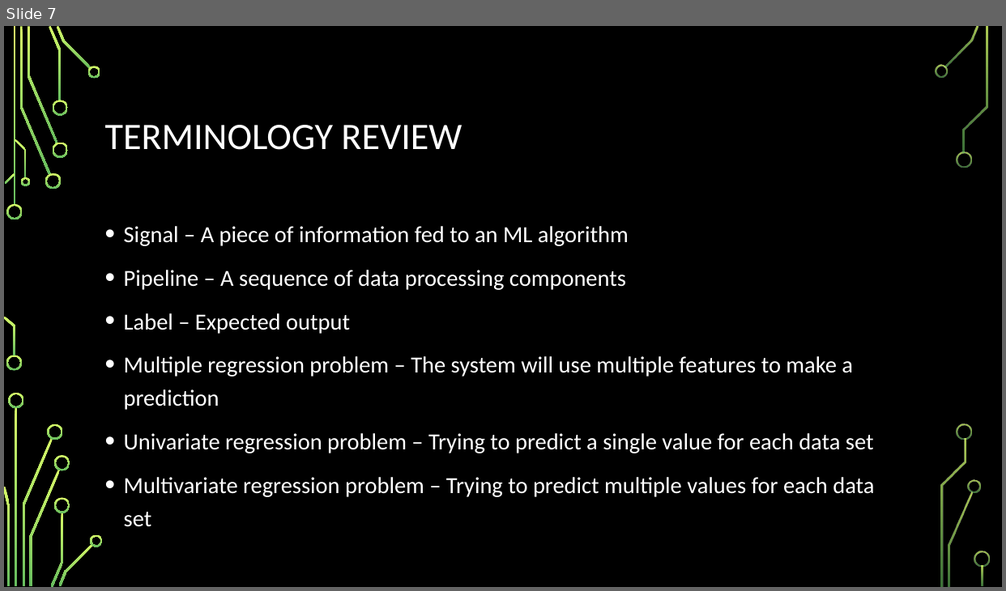
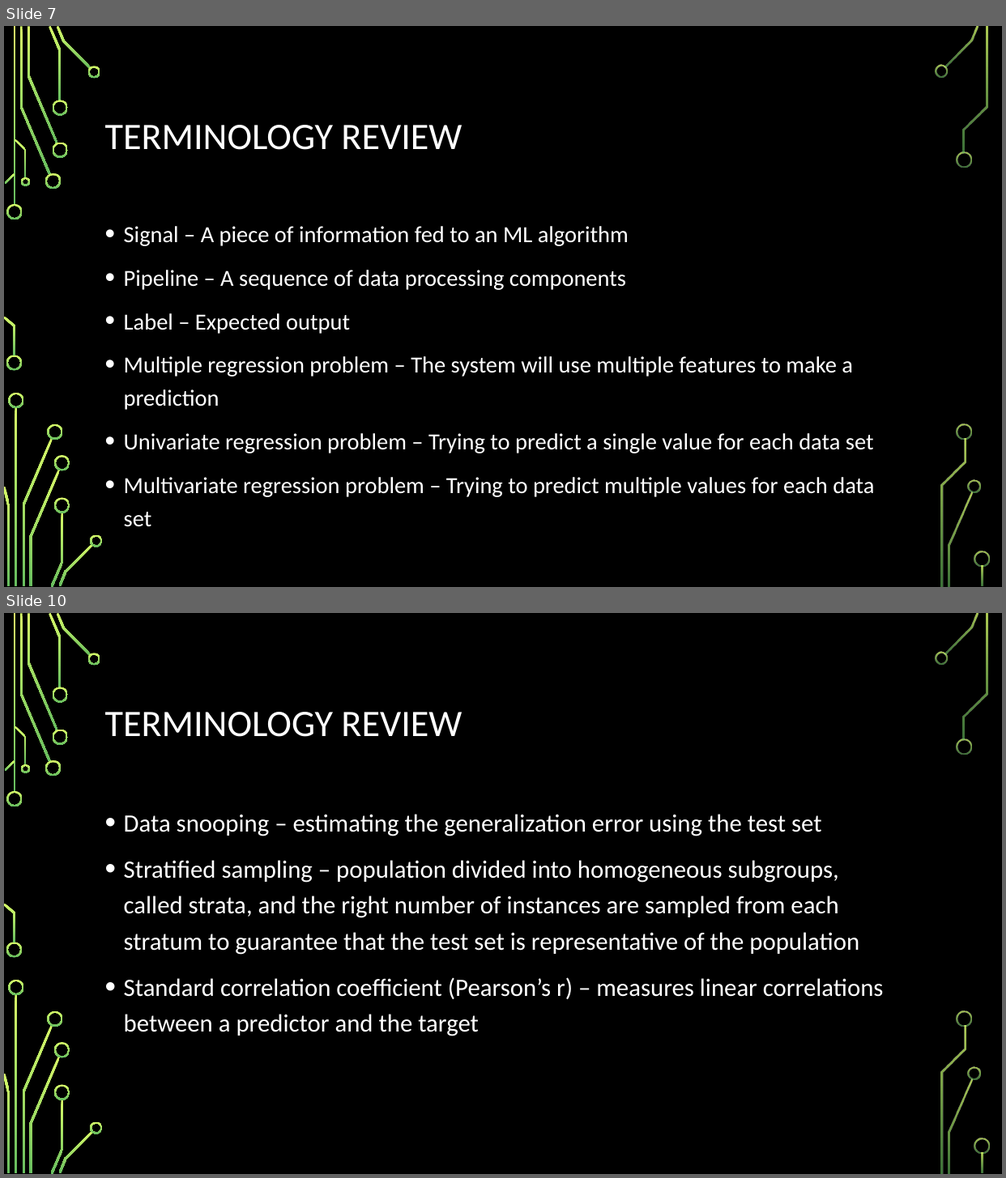
Before and after one commit to astidham2003/ml-study-group, a slide deck: chapter_2/Chapter 2.pptx. Shown one above the other, each under a label of ours: slide 7 before the commit, slides 7 and 10 after it; the slides between them are not shown. The pictures are 1006x591 and 1006x1178 pixels, drawn with LibreOffice and Linux fonts; fonts in the diff are those of the drawing; background and template pictures are left out. Boxes give left, top, right and bottom in pixels: in the first picture for what was removed or moved away, otherwise in the second. Text is boxed around its words. In the diff, an @@ line names an element or a change of style, - is before the commit and + after.

```diff
--- a/chapter_2/Chapter 2.pptx
+++ b/chapter_2/Chapter 2.pptx
@@ slide 10 added at <box>4,613,1002,1174</box>, background picture (left out); not listed: 36 template elements that a slide beside it also shows @@
@@ title added at <box>105,712,462,737</box>, 36 pt, text #FFFFFF @@
+TERMINOLOGY REVIEW
@@ text added at <box>124,814,884,1037</box>, 24 pt, text #FFFFFF @@
+• Data snooping – estimating the generalization error using the test set
+• Stratified sampling – population divided into homogeneous subgroups, called strata, and the right number of instances are sampled from each stratum to guarantee that the test set is representative of the population
+• Standard correlation coefficient (Pearson’s r) – measures linear correlations between a predictor and the target
```
Also in this commit, not shown: 4 slides changed, 3 other slides added.
